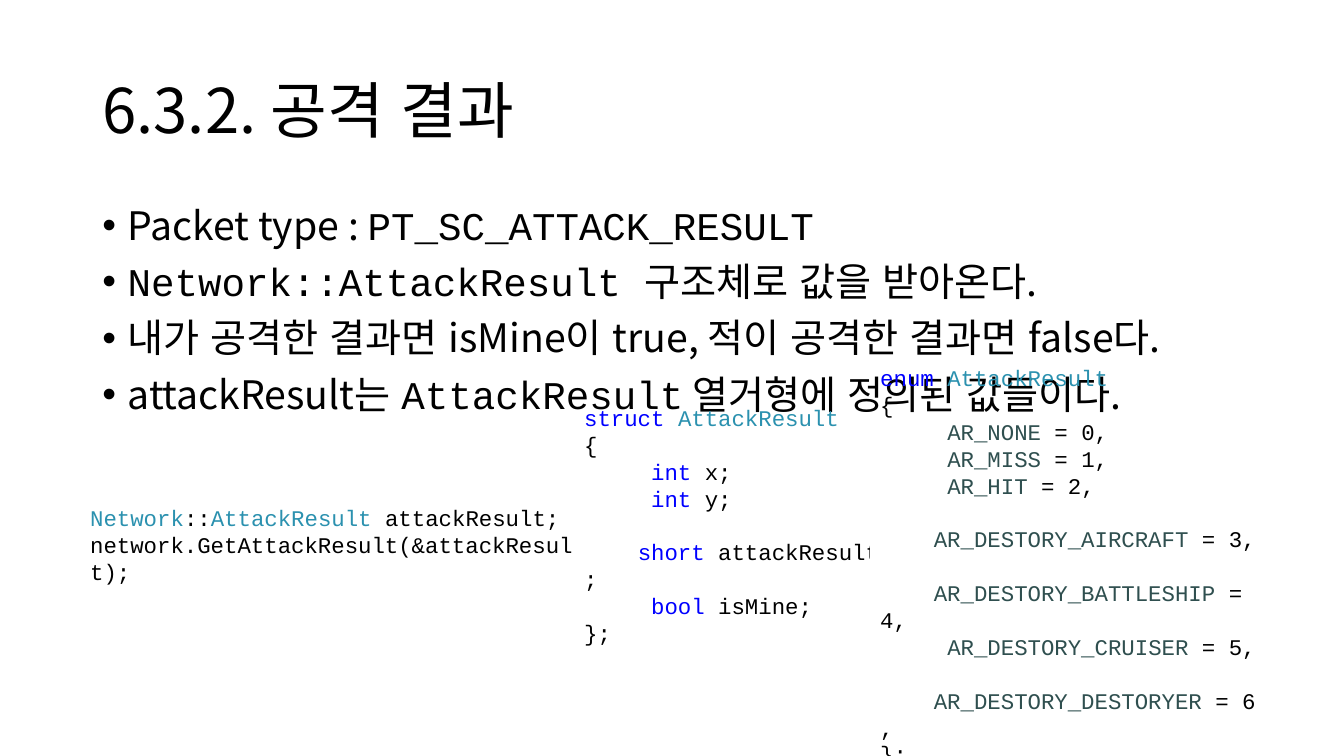
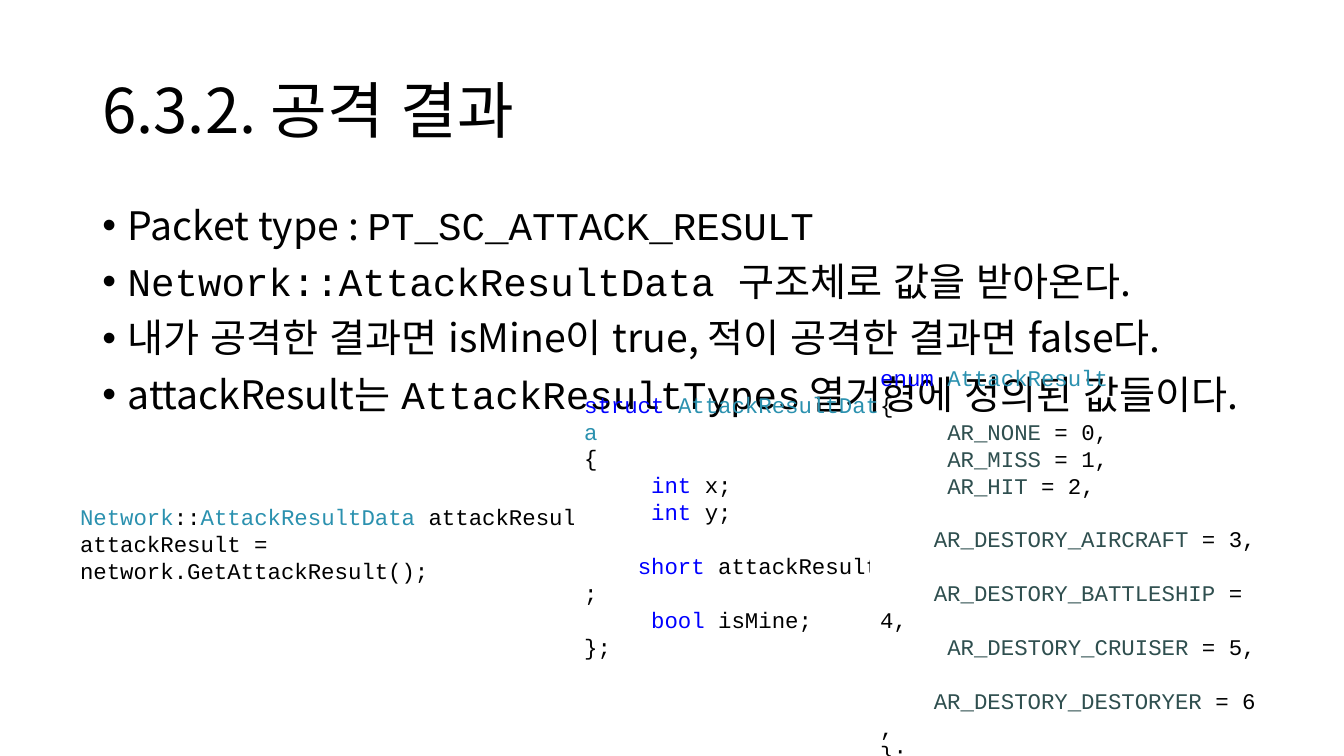
Before and after one commit to namse/BGNL, a slide deck: slide 23 of BGNL사용법설명.pptx. Drawn at 1344x756 pixels with LibreOffice and Linux fonts; fonts in the diff are those of the drawing. Boxes give left, top, right and bottom in pixels: in the first picture for what was removed or moved away, otherwise in the second. Text is boxed around its words. In the diff, an @@ line names an element or a change of style, - is before the commit and + after.

```diff
--- a/BGNL사용법설명.pptx
+++ b/BGNL사용법설명.pptx
@@ text at bbox=[128, 263, 1131, 299]: text changed @@
-• Network::AttackResult 구조체로 값을 받아온다.
+• Network::AttackResultData 구조체로 값을 받아온다.
@@ text at bbox=[128, 369, 1239, 418]: text changed @@
-• attackResult는 AttackResult 열거형에 정의된 값들이다.
+• attackResult는 AttackResultTypes 열거형에 정의된 값들이다.
@@ text at bbox=[584, 397, 664, 414]: text changed @@
-struct AttackResult
+struct AttackResultData
@@ text at bbox=[80, 509, 603, 584]: text changed @@
-Network::AttackResult attackResult;
-network.GetAttackResult(&attackResult);
+Network::AttackResultData attackResult;
+attackResult = network.GetAttackResult();
```
Also in this commit, not shown: 4 other slides changed, 5 other files.
